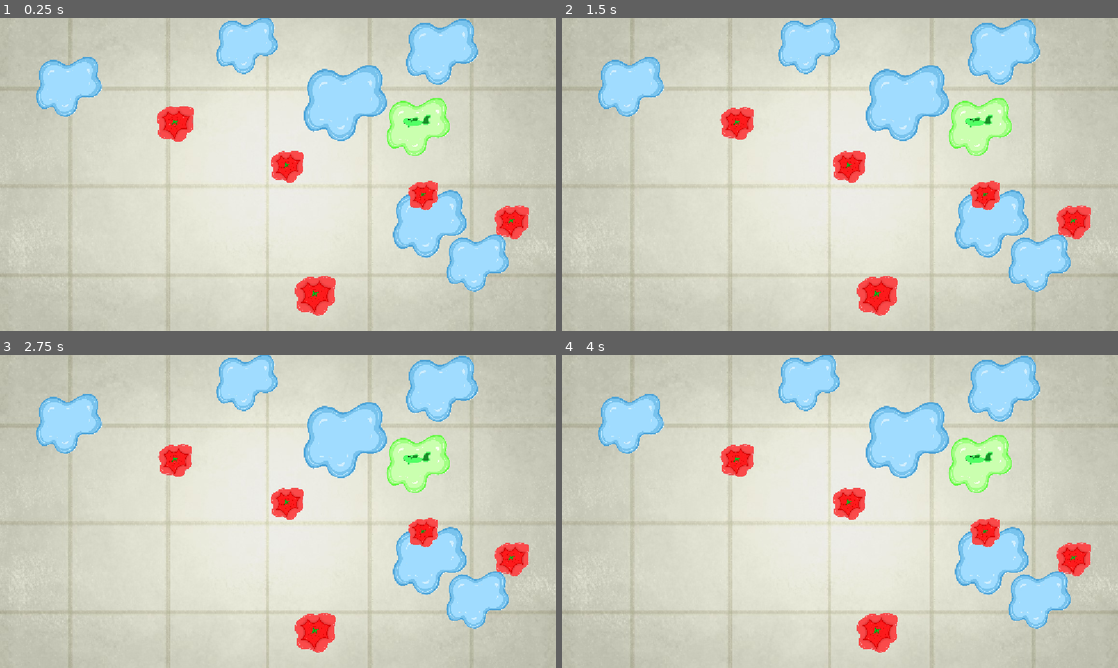
Above: before the commit, frames 1-4 (two rows, left to right).
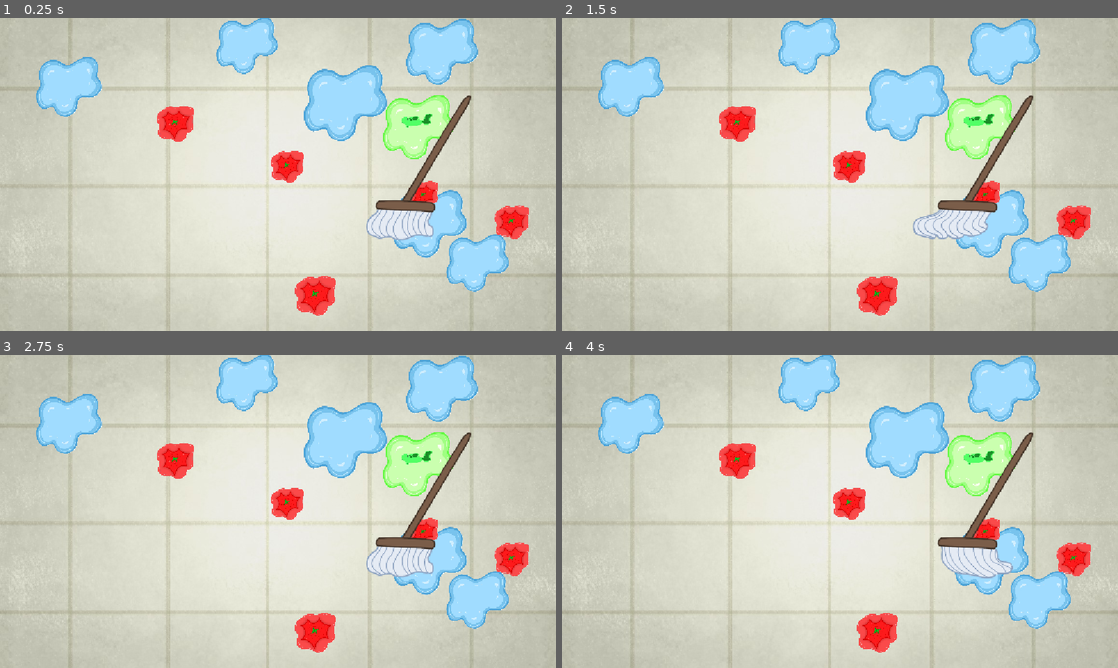
Above: after the commit, the same moments.

Repository: OwenPFC/dolomite-joe-3
Game: Godot game, scene res://scenes/floor.tscn
The game is run twice, just before and just after one commit, with the same random seed, the same clock (stepped at 60 frames per second) and the same inputs. This scene is started directly instead of the project's main scene.
Inputs (mouse positions are in pixels of both pictures, inside the frame that each line leads up to):
- Up to frame 1 (0.25 s): no input
- Up to frame 2 (1.5 s): move the mouse to (967, 171) at 0.52 s; press the mouse at (967, 171) at 0.53 s; move the mouse to (728, 190) at 1.27 s; release the mouse at (728, 190) at 1.28 s; click (728, 190) at 1.35 s
- Up to frame 3 (2.75 s): move the mouse to (333, 442) at 2.02 s; press the mouse at (333, 442) at 2.03 s
- Up to frame 4 (4 s): move the mouse to (812, 574) at 2.77 s; release the mouse at (812, 574) at 2.78 s; click (812, 574) at 2.85 s; move the mouse to (1006, 558) at 3.52 s; press the mouse at (1006, 558) at 3.53 s

The runs differ from the first frame. In frame 1, 2.7% of the frame differs, in the area x 65-85%, y 24-71%; in frame 2, 2.9%, in the area x 28-85%, y 24-71%; in frame 3, 2.9%; in frame 4, 2.9%.

Commit message:
mopping goated

Diff:
--- a/scenes/mop.tscn
+++ b/scenes/mop.tscn
@@ -1,13 +1,51 @@
 [gd_scene format=3 uid="uid://boo8qf0oeoa1k"]
 
 [ext_resource type="PackedScene" uid="uid://duup1qfwfxni" path="res://scenes/draggable.tscn" id="1_w2awh"]
+[ext_resource type="Texture2D" uid="uid://dq0urh7cksbje" path="res://assets/mops/IMG_3443.PNG" id="2_58ul3"]
+[ext_resource type="Texture2D" uid="uid://gwf87jja2fro" path="res://assets/mops/IMG_3444.PNG" id="3_5qreu"]
+[ext_resource type="Texture2D" uid="uid://b55sx0v1vnbej" path="res://assets/mops/IMG_3445.PNG" id="4_r547x"]
+[ext_resource type="Texture2D" uid="uid://chv3v4dlvajds" path="res://assets/mops/IMG_3446.PNG" id="5_yt8hf"]
+[ext_resource type="Texture2D" uid="uid://c040lmok658cm" path="res://assets/mops/IMG_3447.PNG" id="6_qsec7"]
 
-[sub_resource type="RectangleShape2D" id="RectangleShape2D_cnl2v"]
+[sub_resource type="SpriteFrames" id="SpriteFrames_2f0d4"]
+animations = [{
+"frames": [{
+"duration": 1.0,
+"texture": ExtResource("2_58ul3")
+}, {
+"duration": 1.0,
+"texture": ExtResource("3_5qreu")
+}, {
+"duration": 1.0,
+"texture": ExtResource("4_r547x")
+}, {
+"duration": 1.0,
+"texture": ExtResource("5_yt8hf")
+}, {
+"duration": 1.0,
+"texture": ExtResource("6_qsec7")
+}, {
+"duration": 1.0,
+"texture": ExtResource("5_yt8hf")
+}, {
+"duration": 1.0,
+"texture": ExtResource("4_r547x")
+}, {
+"duration": 1.0,
+"texture": ExtResource("3_5qreu")
+}],
+"loop": 1,
+"name": &"default",
+"speed": 8.0
+}]
 
 [node name="mop" unique_id=1714278729 instance=ExtResource("1_w2awh")]
 
-[node name="CollisionShape2D" type="CollisionShape2D" parent="." index="0" unique_id=1827874901]
+[node name="CollisionShape2D" type="CollisionPolygon2D" parent="." index="0" unique_id=1423432790]
 scale = Vector2(5, 10)
-shape = SubResource("RectangleShape2D_cnl2v")
+polygon = PackedVector2Array(-15.999999, 11.299999, -13.4, 6.7, -3.6, 5.1, 23.199999, -15.199999, 25.999998, -15.699999, 25.8, -13.799999, 2.3999999, 6.0999994, 11.199999, 6.2999997, 11.199999, 8.299999, 11.999999, 12.299999, 7.3999996, 14.099999, -9.2, 14.099999)
 
-[node name="Sprite2D" type="Sprite2D" parent="." index="1" unique_id=208804560]
+[node name="Sprite2D" type="AnimatedSprite2D" parent="." index="1" unique_id=877820769]
+sprite_frames = SubResource("SpriteFrames_2f0d4")
+autoplay = "default"
+frame_progress = 0.26363477
Binary file added: assets/mops/IMG_3443.PNG
Not shown, added: assets/mops/IMG_3443.PNG.import
Binary file added: assets/mops/IMG_3444.PNG
Not shown, added: assets/mops/IMG_3444.PNG.import
Binary file added: assets/mops/IMG_3445.PNG
Not shown, added: assets/mops/IMG_3445.PNG.import
Binary file added: assets/mops/IMG_3446.PNG
Not shown, added: assets/mops/IMG_3446.PNG.import
Binary file added: assets/mops/IMG_3447.PNG
Not shown, added: assets/mops/IMG_3447.PNG.import
